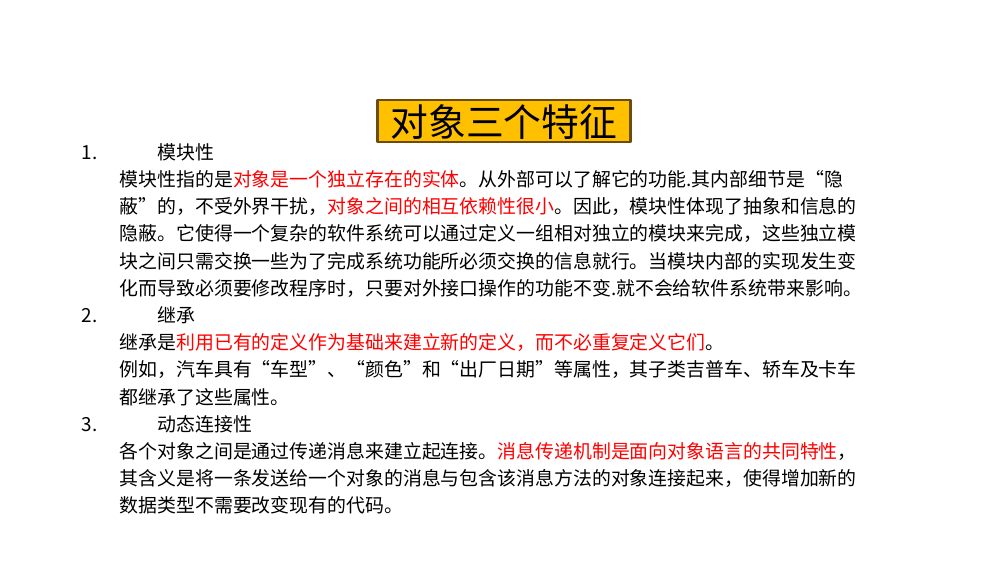
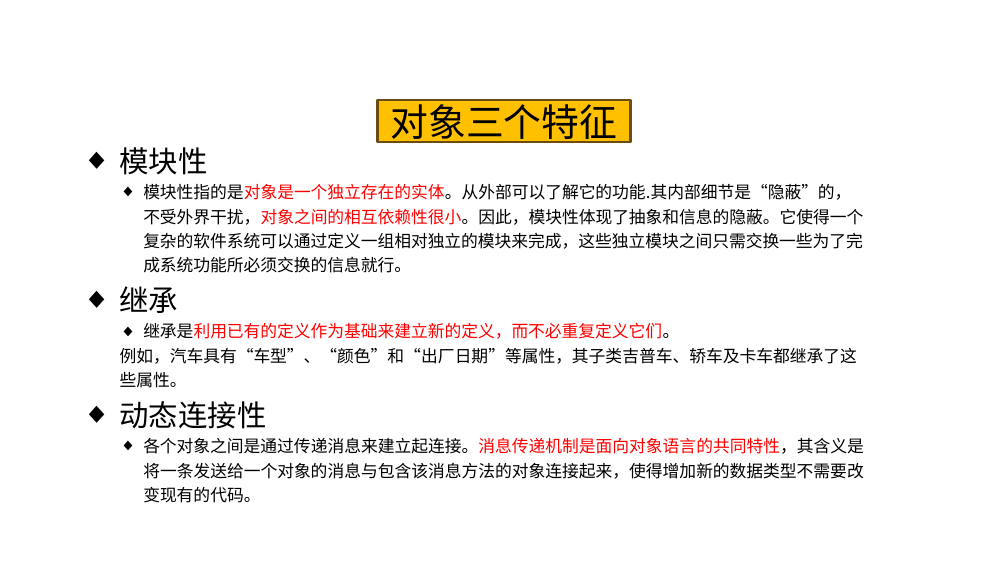
Before and after one commit to on6nx/requirement, a slide deck: slide 8 of uml2/G07翻转课堂2(3.20).pptx. Drawn at 1008x567 pixels with LibreOffice and Linux fonts; fonts in the diff are those of the drawing; background and template pictures are left out. Boxes give left, top, right and bottom in pixels: in the first picture for what was removed or moved away, otherwise in the second. Text is boxed around its words. In the diff, an @@ line names an element or a change of style, - is before the commit and + after.

```diff
--- a/uml2/G07翻转课堂2(3.20).pptx
+++ b/uml2/G07翻转课堂2(3.20).pptx
@@ text at <box>120,147,863,313</box>: text changed; size 18 to 16 pt @@
-1. 模块性
-  模块性指的是对象是一个独立存在的实体。从外部可以了解它的功能.其内部细节是“隐蔽”的，不受外界干扰，对象之间的相互依赖性很小。因此，模块性体现了抽象和信息的隐蔽。它使得一个复杂的软件系统可以通过定义一组相对独立的模块来完成，这些独立模块之间只需交换一些为了完成系统功能所必须交换的信息就行。当模块内部的实现发生变化而导致必须要修改程序时，只要对外接口操作的功能不变.就不会给软件系统带来影响。
-2. 继承
+◆ 模块性
+  ◆ 模块性指的是对象是一个独立存在的实体。从外部可以了解它的功能.其内部细节是“隐蔽”的，不受外界干扰，对象之间的相互依赖性很小。因此，模块性体现了抽象和信息的隐蔽。它使得一个复杂的软件系统可以通过定义一组相对独立的模块来完成，这些独立模块之间只需交换一些为了完成系统功能所必须交换的信息就行。
+◆ 继承
@@ text at <box>120,323,864,503</box>: size 18 to 16 pt in "继承是利用已有的定义作为基础来建立新的定义，而不必重复定义它们。", "例如，汽车具有“车型”、“颜色”和“出厂日期”等属性，其子类吉普车、轿车及卡车都继承了这些属性。", "各个对象之间是通过传递消息来建立起连接。消息传递机制是面向对象语言的共同特性，其含义是将一条发送给一个对象的消息与包含该 ..."; bullet none to ◆ @@
@@ text at <box>120,401,267,429</box>: text changed; size 18 to 28 pt @@
-3. 动态连接性
+◆ 动态连接性
```
Also in this commit, not shown: 9 other slides changed, 2 slides added, 2 slides removed.
